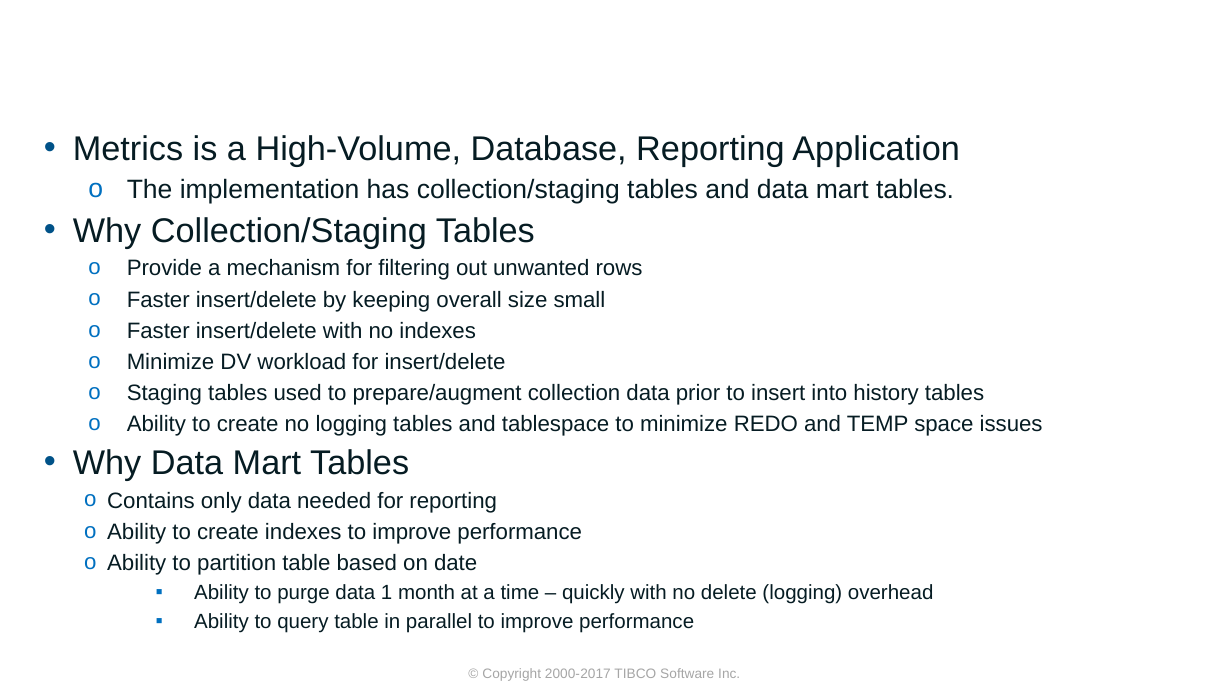
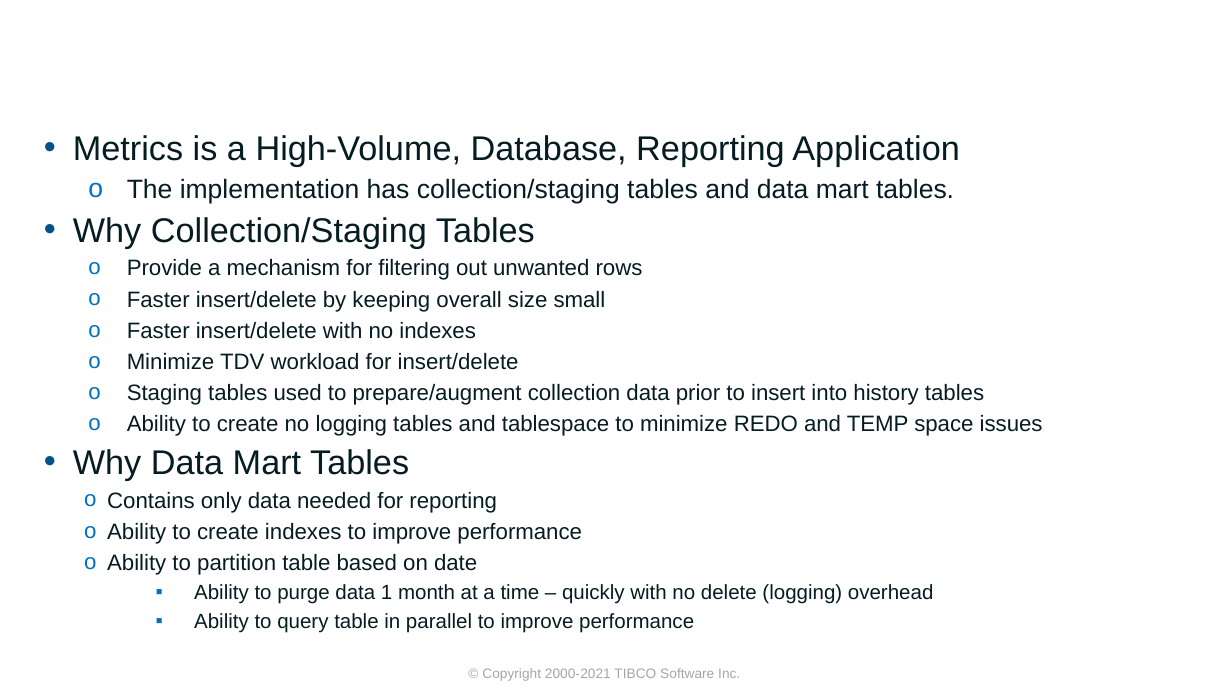
Before and after one commit to TIBCOSoftware/ASAssets_KPI, a slide deck: slide 7 of DocumentationSource/2021Q301/KPI Metrics Overview.pptx. Drawn at 1232x693 pixels with LibreOffice and Linux fonts; fonts in the diff are those of the drawing; background and template pictures are left out. Boxes give left, top, right and bottom in pixels: in the first picture for what was removed or moved away, otherwise in the second. Text is boxed around its words. In the diff, an @@ line names an element or a change of style, - is before the commit and + after.

```diff
--- a/DocumentationSource/2021Q301/KPI Metrics Overview.pptx
+++ b/DocumentationSource/2021Q301/KPI Metrics Overview.pptx
@@ text at box(127, 353, 519, 370): text changed @@
-o Minimize DV workload for insert/delete
+o Minimize TDV workload for insert/delete
@@ text at box(482, 668, 740, 681): text changed @@
-© Copyright 2000-2017 TIBCO Software Inc.
+© Copyright 2000-2021 TIBCO Software Inc.
```
Also in this commit, not shown: 18 other slides changed, 1 slide removed, 3 other files.
